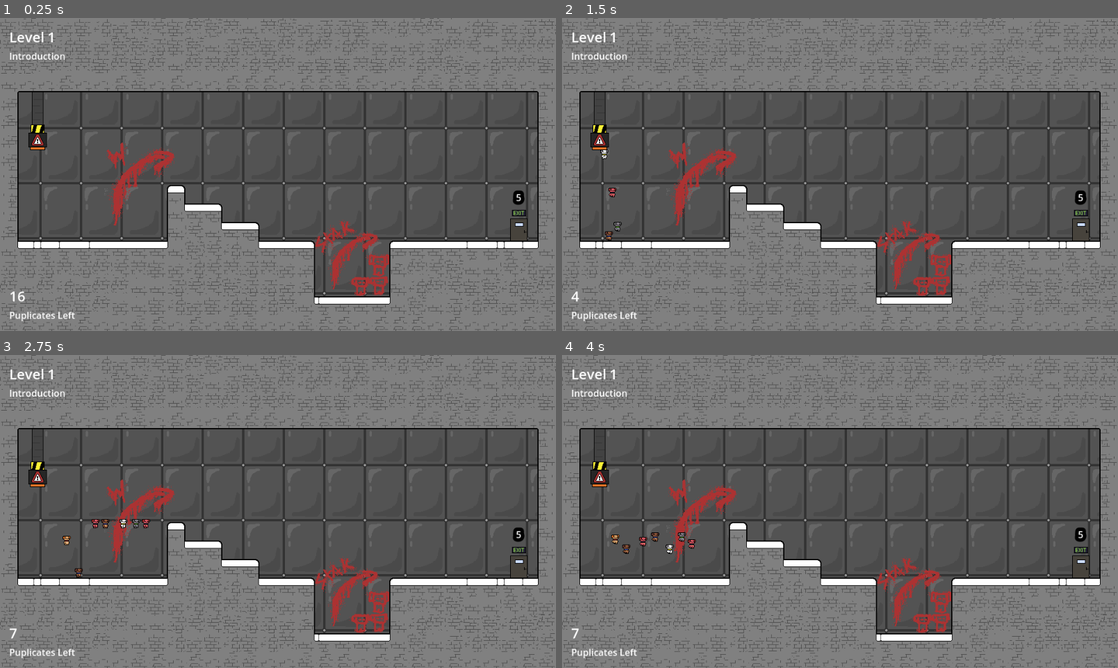
Above: before the commit, frames 1-4 (two rows, left to right).
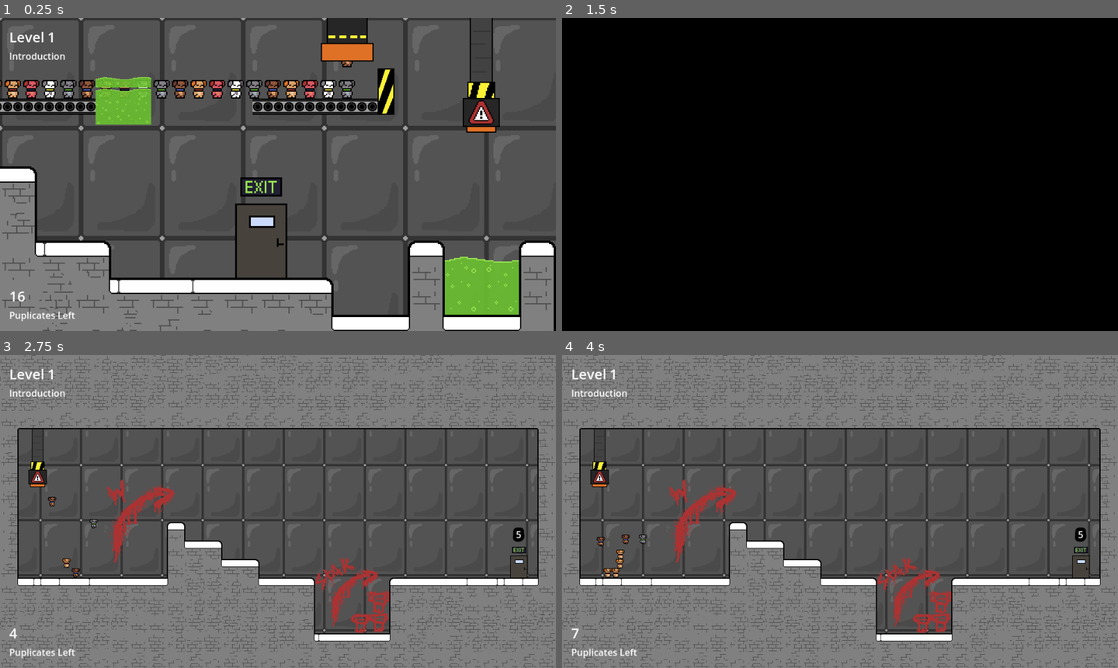
Above: after the commit, the same moments.

Repository: NanoMars/slime-game
Game: Godot game, scene res://UI/title_screen.tscn
The game is run twice, just before and just after one commit, with the same random seed, the same clock (stepped at 60 frames per second) and the same inputs. Before the commit the project starts from res://game/levels/level_1.tscn. Sound files missing from this copy of the repository are replaced by a short silence.
Inputs (mouse positions are in pixels of both pictures, inside the frame that each line leads up to):
- Up to frame 1 (0.25 s): no input
- Up to frame 2 (1.5 s): click (684, 96) at 0.52 s; hold D (move_right) from 1.28 s (still down)
- Up to frame 3 (2.75 s): keep holding D (move_right); tap W (jump) at 1.52, 2.27 s
- Up to frame 4 (4 s): release D (move_right) at 2.78 s; hold A (move_left) 2.78-3.53 s; hold D (move_right) from 3.53 s (still down); tap W (jump) at 3.77 s

The runs differ from the first frame. In frame 1, 51% of the frame differs, in the area x 0-100%, y 0-100%; in frame 2, 99%; in frame 3, 0.3%; in frame 4, 0.5%.

Commit message:
sdfsdfsdf

Diff:
--- a/UI/title_screen.tscn
+++ b/UI/title_screen.tscn
@@ -7,6 +7,7 @@
 [ext_resource type="PackedScene" uid="uid://dmrkf8ki527vu" path="res://spawner/player_spawner.tscn" id="4_udsnl"]
 [ext_resource type="Texture2D" uid="uid://cy80d82qth16u" path="res://assets/title_screen_anim.png" id="5_udsnl"]
 [ext_resource type="Texture2D" uid="uid://ditbnc2aqok2v" path="res://assets/acid.png" id="7_ywbsv"]
+[ext_resource type="PackedScene" uid="uid://mr2on1wii00" path="res://game/game_manager/game_manager_setter.tscn" id="8_ywbsv"]
 
 [sub_resource type="TileSetAtlasSource" id="TileSetAtlasSource_tuktx"]
 texture = ExtResource("1_5whv5")
@@ -56,7 +57,7 @@
 &"anim": SubResource("Animation_5olrl")
 }
 
-[node name="Title Screen" type="Node2D"]
+[node name="Title Screen" type="Node2D" groups=["game_root"]]
 texture_filter = 1
 script = ExtResource("1_nmnw7")
 
@@ -83,6 +84,7 @@
 [node name="PlayerSpawner" parent="." instance=ExtResource("4_udsnl")]
 position = Vector2(829, 206)
 scale = Vector2(2, 2)
+spawn_infinitely = true
 
 [node name="Sprite2D" type="Sprite2D" parent="."]
 position = Vector2(360, 100)
@@ -102,5 +104,7 @@
 offset_bottom = 184.0
 texture_normal = ExtResource("7_ywbsv")
 
+[node name="GameManagerSetter" parent="." instance=ExtResource("8_ywbsv")]
+
 [connection signal="pressed" from="Exit" to="." method="_on_exit_pressed"]
 [connection signal="pressed" from="TextureButton" to="." method="_on_texture_button_pressed"]
--- a/project.godot
+++ b/project.godot
@@ -11,7 +11,7 @@
 [application]
 
 config/name="Puplicate Escape"
-run/main_scene="uid://c5f4myu2nvjq3"
+run/main_scene="uid://cnip4vfcf7qfn"
 config/features=PackedStringArray("4.5", "GL Compatibility")
 config/icon="res://icon.svg"
 
Not shown: 1 places in UI/title_screen.tscn that only renumber resources
